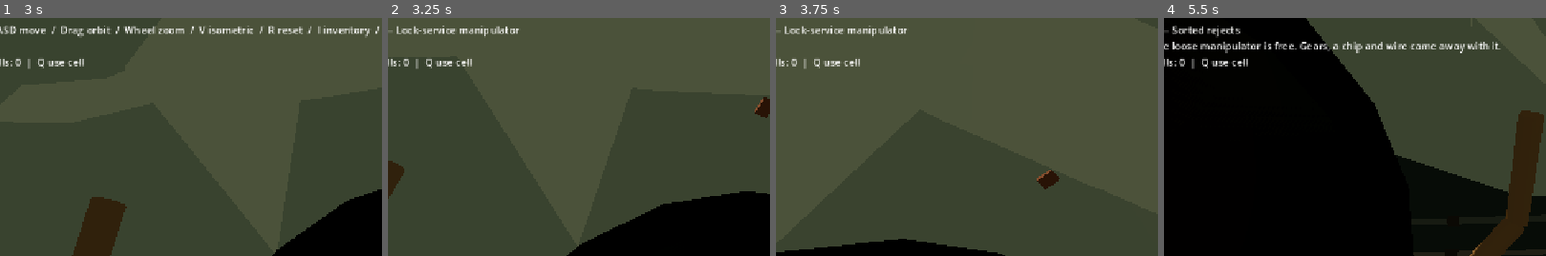
Above: before the commit, frames 1-4 (left to right).
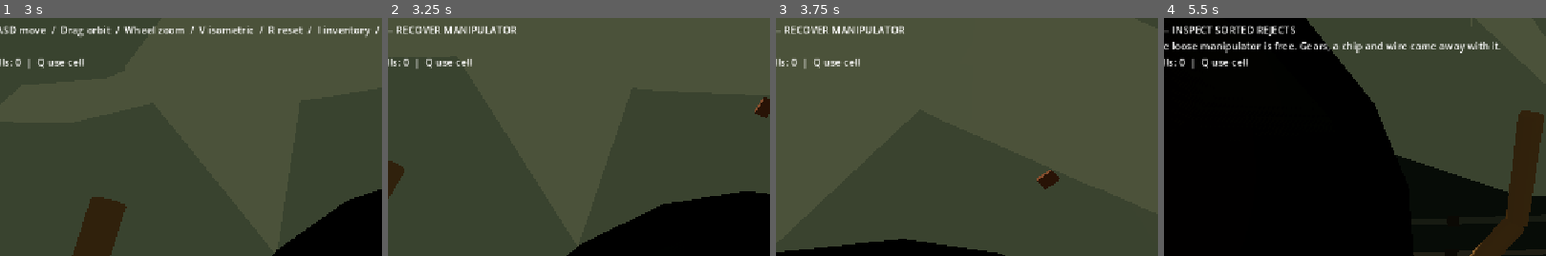
Above: after the commit, the same moments.

Repository: thetruenadia/saturn-station
Game: Godot game, scene res://main_menu.tscn
The game is run twice, just before and just after one commit, with the same random seed, the same clock (stepped at 60 frames per second) and the same inputs.
Inputs (mouse positions are % of the whole screen's width and height, from its top left):
- Up to frame 1 (3 s): click "START NEW DEMO" at 0.5 s; click "BEGIN BOOT SEQUENCE" at 1.25 s; click "Y · SKIP CUTSCENE" at 2 s; tap Enter at 2.75 s; move the mouse to (72, 45) at 2.77 s; hold D from 2.78 s (still down); tap V at 2.85 s; click (72, 45) at 2.92 s
- Up to frame 2 (3.25 s): keep holding D
- Up to frame 3 (3.75 s): release D at 3.5 s; drag from (30, 55) to (45, 70) at 3.52 s
- Up to frame 4 (5.5 s): move the mouse to (60, 28) at 4.27 s; hold D 4.28-5 s; tap E at 4.35 s; drag from (45, 70) to (20, 35) at 5.02 s
The pictures show only the part of the screen within x 4-54%, y 13-63%; the shares and areas given below are measured in that part.

Frame 1 is identical in both runs. In frame 2, 0.8% of the frame differs, in the area x 2-35%, y 3-9%; in frame 3, 0.8%; in frame 4, 0.9%.

Commit message:
Add state-aware interaction prompts

Diff:
--- a/godot/test_workshop.gd
+++ b/godot/test_workshop.gd
@@ -16,6 +16,8 @@
 	assert(workshop.hotbar_slots.size() == 5)
 	assert(workshop.ambient_player.playing)
 	assert((workshop.ambient_player.stream as AudioStreamWAV).loop_mode == AudioStreamWAV.LOOP_FORWARD)
+	assert(workshop._interaction_hint("Service case") == "MANIPULATOR REQUIRED")
+	assert(workshop._interaction_hint("Observation window") == "VIEW ENCELADUS")
 	var view_key := InputEventKey.new()
 	view_key.pressed = true
 	view_key.physical_keycode = KEY_V
@@ -105,6 +107,7 @@
 	assert(item_inspection.get_child(0).text.contains("Heavy gripper"))
 	workshop.equip_or_stow_manipulator()
 	assert(workshop.progression.arm_equipped and workshop.recovered_arm.visible)
+	assert(workshop._interaction_hint("Service case") == "RELEASE SERVICE CASE")
 	assert(workshop._hotbar_items().has("Manipulator ×1"))
 	workshop.equip_or_stow_manipulator()
 	assert(not workshop.progression.arm_equipped and not workshop.recovered_arm.visible)
@@ -113,6 +116,7 @@
 	workshop.close_menu()
 	workshop.nearby = "Service case"
 	workshop.interact()
+	assert(workshop._interaction_hint("Service case") == "RECOVER POWER CELL")
 	workshop.interact()
 	assert(workshop.progression.cells == 1)
 	assert(workshop.notice.visible and workshop.notice.text.contains("POWER CELL"))
--- a/godot/workshop.gd
+++ b/godot/workshop.gd
@@ -824,7 +824,7 @@
 	elif progression.finished:
 		prompt.text = "WORKSHOP COMPLETE — restart the scene to replay."
 	elif nearby != "":
-		prompt.text = "E — " + nearby
+		prompt.text = "E — " + _interaction_hint(nearby)
 	prompt.text += "\n" + message + "\nCells: " + str(progression.cells) + "  |  Q use cell"
 	directive.text = _current_directive()
 	directive.visible = mode == "" and not paused and not opening_active
@@ -992,6 +992,43 @@
 			best = distance
 			result = key
 	return result
+
+func _interaction_hint(target_name: String) -> String:
+	match target_name:
+		"Service case":
+			if not progression.arm_equipped:
+				return "MANIPULATOR REQUIRED"
+			if not progression.case_open:
+				return "RELEASE SERVICE CASE"
+			if not progression.cell_taken:
+				return "RECOVER POWER CELL"
+			return "CASE EMPTY"
+		"Auxiliary power":
+			if not progression.arm_equipped:
+				return "MANIPULATOR REQUIRED"
+			return "POWER ONLINE" if powered else "RESTORE AUXILIARY POWER"
+		"ETNA terminal":
+			return "OPEN CONTROL TERMINAL" if powered else "POWER REQUIRED"
+		"Maintenance station":
+			return "OPEN FABRICATION BENCH"
+		"Lock-service manipulator":
+			return "RECOVER MANIPULATOR"
+		"Specification shard":
+			return "RECOVER PROBE SPECIFICATION"
+		"Maintenance exit":
+			if progression.door_open:
+				return "PASS THROUGH OPEN PRESSURE DOOR"
+			if not powered:
+				return "RESTORE POWER FIRST"
+			if not progression.probe_installed:
+				return "ACCESS PROBE REQUIRED"
+			return "ENGAGE EXIT SOCKET"
+		"Observation window":
+			return "VIEW ENCELADUS"
+		"Handwritten note":
+			return "RECOVER ETNA ACCESS NOTE"
+		_:
+			return "INSPECT " + target_name.to_upper()
 
 func interact() -> void:
 	match nearby:
